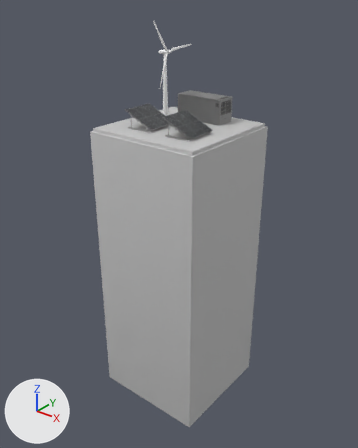
An edit to the glTF model app/public/models/station_light.glb, drawn before and after from the same camera.
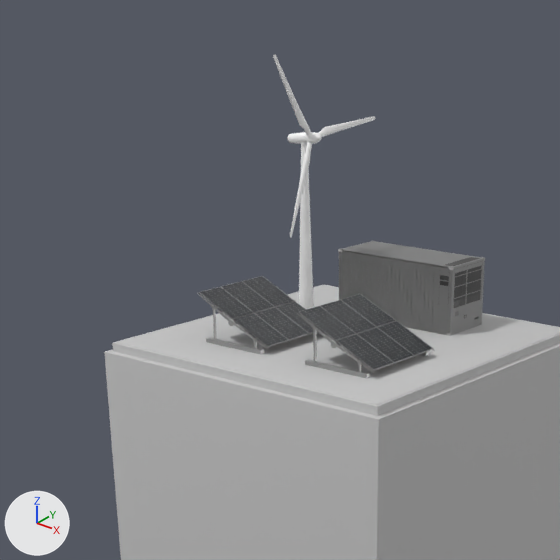
There are two pictures of each version: one whole from a camera (50 mm lens) standing at (5.22, -6.57, 7.65) and looking at (-0.03, -0.01, 3.58), one close up on the part from 14% to 73% of the width and 0% to 47% of the height. Lighting does not change. The marker at lower left points along +X, +Y and +Z. The first two pictures are the older version. Where no turn or scale is listed for an object, it has been applied to the vertices.

The first close-up shows '储能', '光伏面板.001', '光伏面板.004', '底座', '金属支架', '金属支架.001', '风能叶片', '风能底座'.
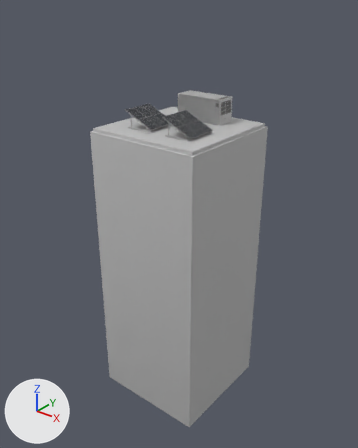
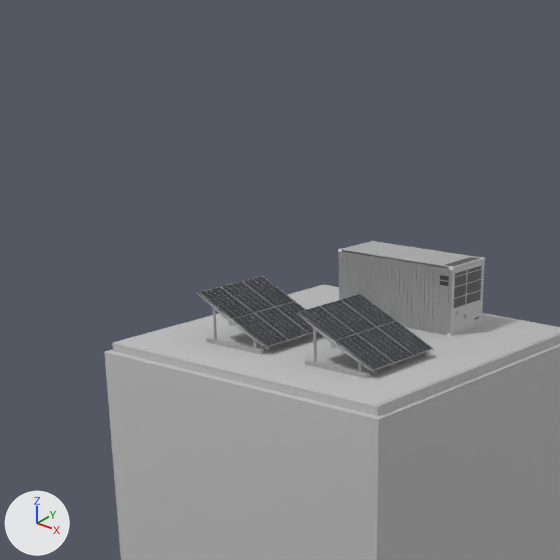
Boxes (x1, y1, x2, y2) around the edits, measured in the close-ups (560 x 560 px):
'储能', surface changed (lighter)
    both: (338, 241, 485, 336)
'风能底座', deleted
    before: (287, 132, 321, 309)
'风能叶片', deleted
    before: (273, 54, 375, 238)

The change, as a list of edits to the scene's bpy script:
```text
Add img_low_cage_bake1_pbr_stoa_normal_exr:
    img_low_cage_bake1_pbr_stoa_normal_exr = load_image('low_cage_Bake1_PBR StoA_Normal.exr', '_unpacked/low_cage_Bake1_PBR_StoA_Normal.exr', 4096, 4096, 'Non-Color')
Add img_low_cage_bake1_pbr_stoa_diffuse_exr:
    img_low_cage_bake1_pbr_stoa_diffuse_exr = load_image('low_cage_Bake1_PBR StoA_Diffuse.exr', '_unpacked/low_cage_Bake1_PBR_StoA_Diffuse.exr', 4096, 4096, 'sRGB')
Add img_low_cage_bake1_pbr_stoa_metalness_exr_low_cage_bake1_pbr_stoa_roughness_exr:
    img_low_cage_bake1_pbr_stoa_metalness_exr_low_cage_bake1_pbr_stoa_roughness_exr = load_image('low_cage_Bake1_PBR StoA_Metalness.exr-low_cage_Bake1_PBR StoA_Roughness.exr', '_unpacked/low_cage_Bake1_PBR_StoA_Metalness.exr-low_cage_Bake1_PBR_StoA_Roughness.exr', 4096, 4096, 'Non-Color')
Change mat_material:
    remove # nodes: BsdfPrincipled, NormalMap, OutputMaterial, TexImage x2
    remove # uses the picture img_cube_008_bake1_pbr_stoa_diffuse
    remove # uses the picture img_cube_008_bake1_pbr_stoa_normal
    nodes: BsdfPrincipled, NormalMap, OutputMaterial, SeparateColor, TexImage x3
    uses the picture img_low_cage_bake1_pbr_stoa_diffuse_exr
    uses the picture img_low_cage_bake1_pbr_stoa_metalness_exr_low_cage_bake1_pbr_stoa_roughness_exr
    uses the picture img_low_cage_bake1_pbr_stoa_normal_exr
Remove ob_风能叶片:
    ob_风能叶片 = bpy.data.objects.new('风能叶片', me_obj3d66_1355253_3_935_003)
    ob_风能叶片.location = (-0.354, 0.099, 6.623)
Remove ob_风能底座:
    ob_风能底座 = bpy.data.objects.new('风能底座', me_obj3d66_1355253_3_935_002)
    ob_风能底座.location = (-0.416, 0.098, 5.454)
```
